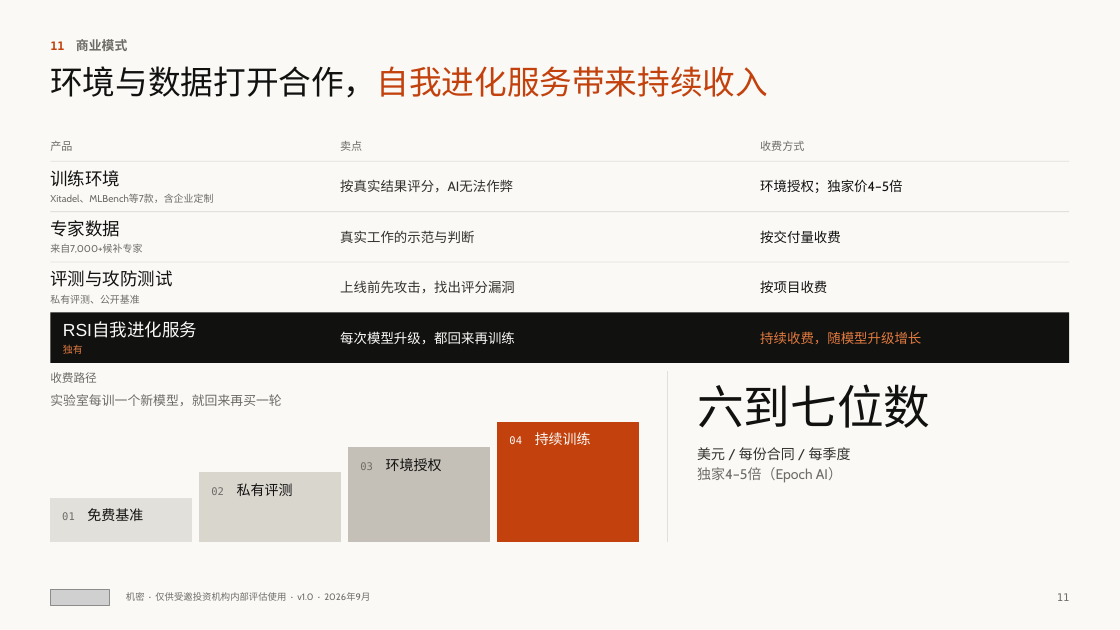
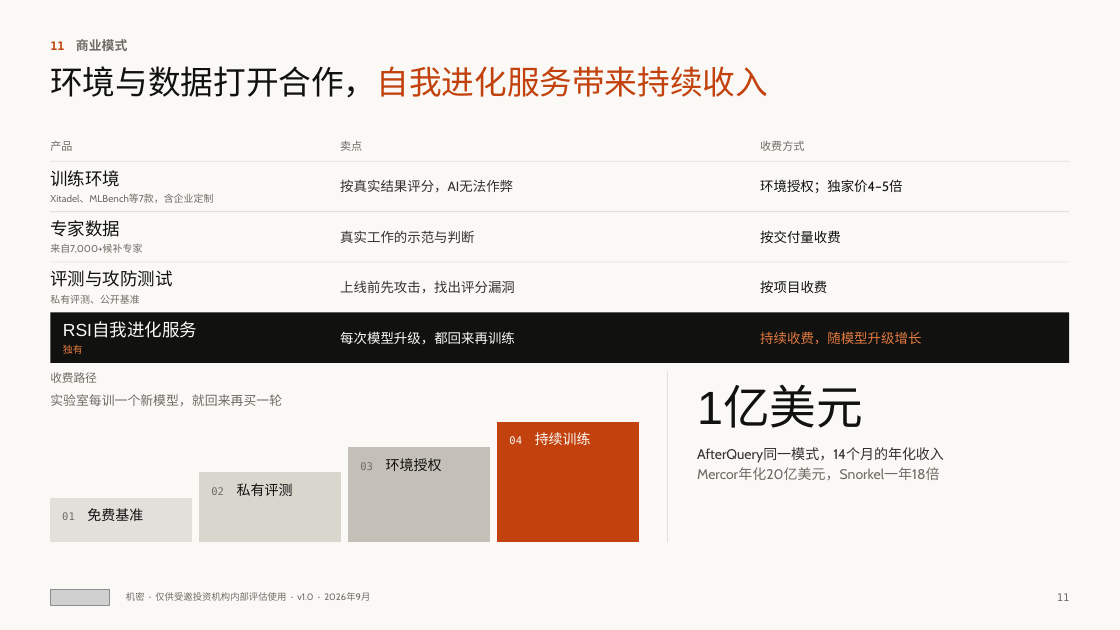
Before and after one commit to wangchen0802/Delta1, a slide deck: slide 11 of SimReal-BP-v17.pptx. Drawn at 1120x630 pixels with LibreOffice and Linux fonts; fonts in the diff are those of the drawing; grey boxes stand for pictures. Boxes give left, top, right and bottom in pixels: in the first picture for what was removed or moved away, otherwise in the second. Text is boxed around its words. In the diff, an @@ line names an element or a change of style, - is before the commit and + after.

```diff
--- a/SimReal-BP-v17.pptx
+++ b/SimReal-BP-v17.pptx
@@ text at <box>697,387,863,428</box>: text changed @@
-六到七位数
+1亿美元
@@ text at <box>697,447,944,480</box>: text changed @@
-美元 / 每份合同 / 每季度
-独家4–5倍（Epoch AI）
+AfterQuery同一模式，14个月的年化收入
+Mercor年化20亿美元，Snorkel一年18倍
```
Also in this commit, not shown: 6 other slides changed, 2 other files.
